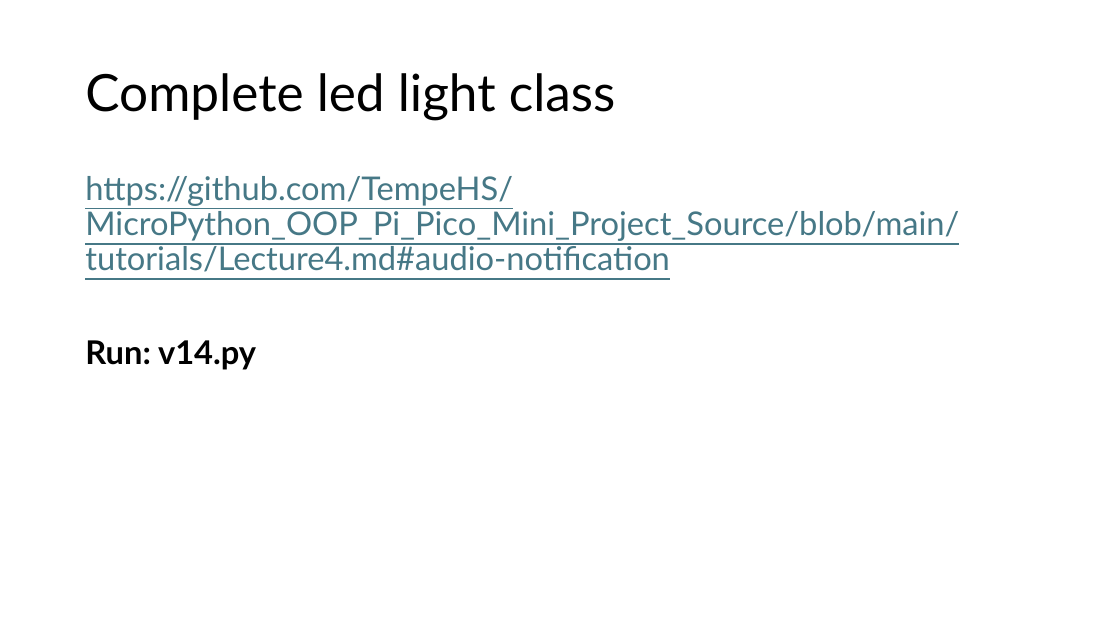
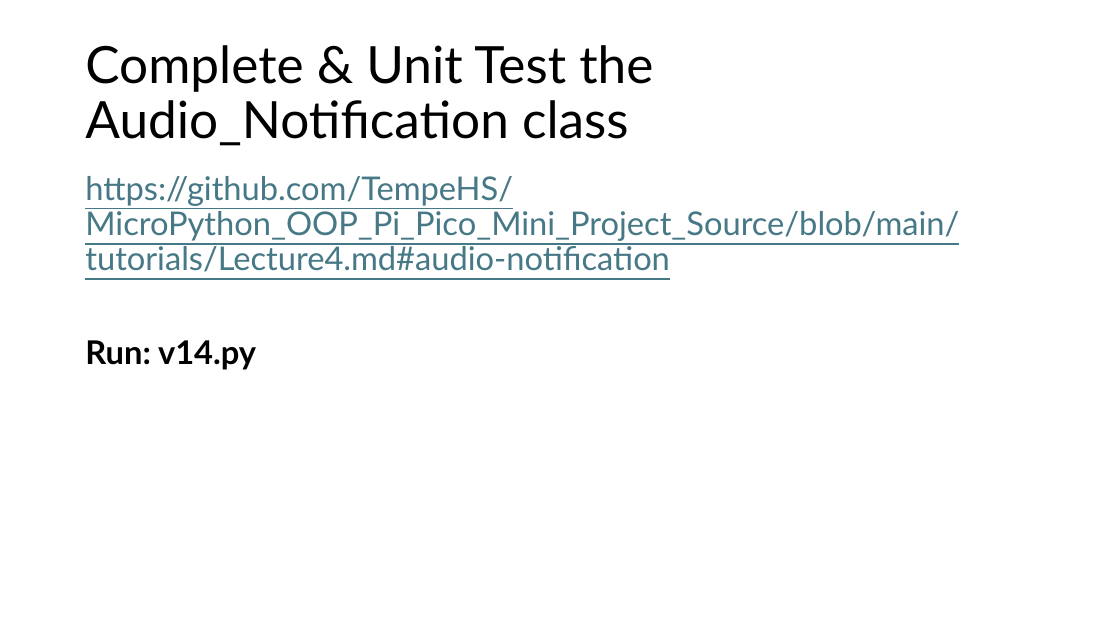
Before and after one commit to TempeHS/MicroPython_OOP_Pi_Pico_Mini_Project_Source, a slide deck: slide 5 of tutorials/presentations/Lecture4.pptx. Drawn at 1120x630 pixels with LibreOffice and Linux fonts; fonts in the diff are those of the drawing. Boxes give left, top, right and bottom in pixels: in the first picture for what was removed or moved away, otherwise in the second. Text is boxed around its words. In the diff, an @@ line names an element or a change of style, - is before the commit and + after.

Commit message:
add unit tests

```diff
--- a/tutorials/presentations/Lecture4.pptx
+++ b/tutorials/presentations/Lecture4.pptx
@@ title at <box>85,45,653,146</box>: text changed @@
-Complete led light class
+Complete & Unit Test the Audio_Notification class
```
Also in this commit, not shown: 2 other slides changed, 11 other files.
